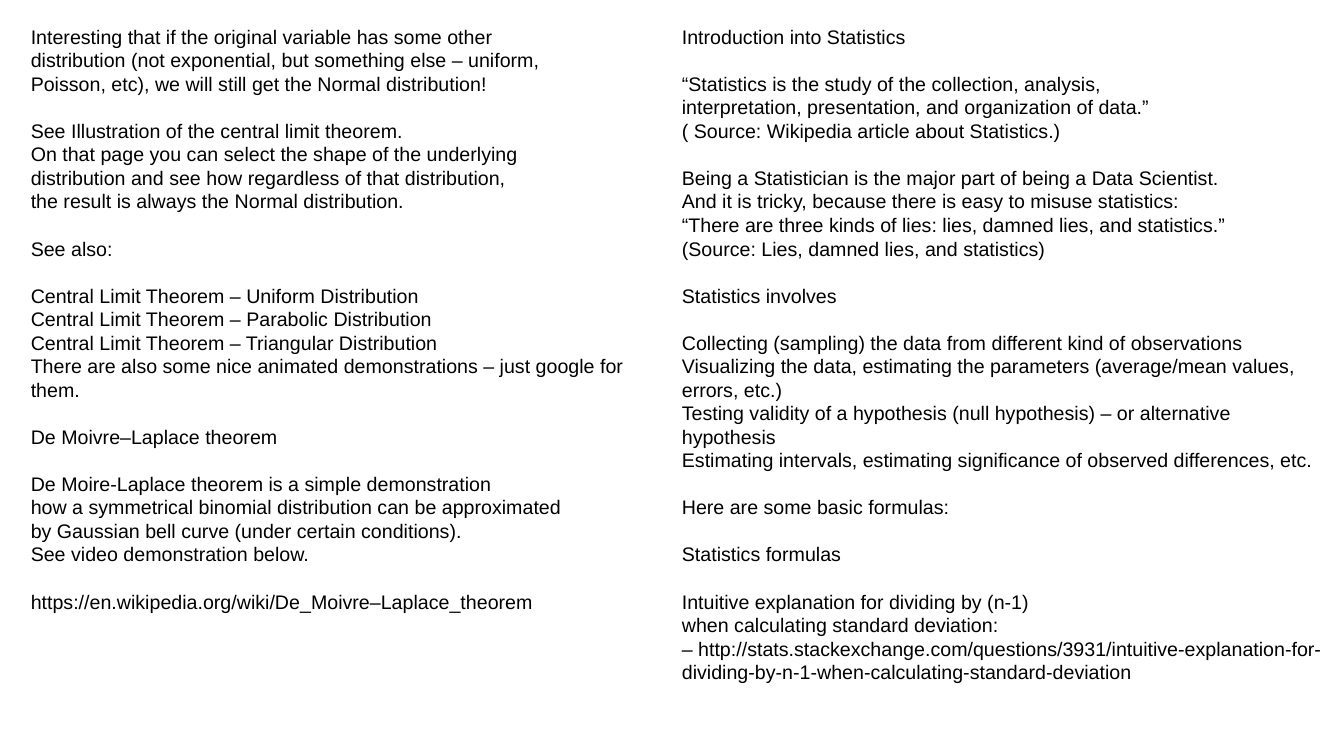
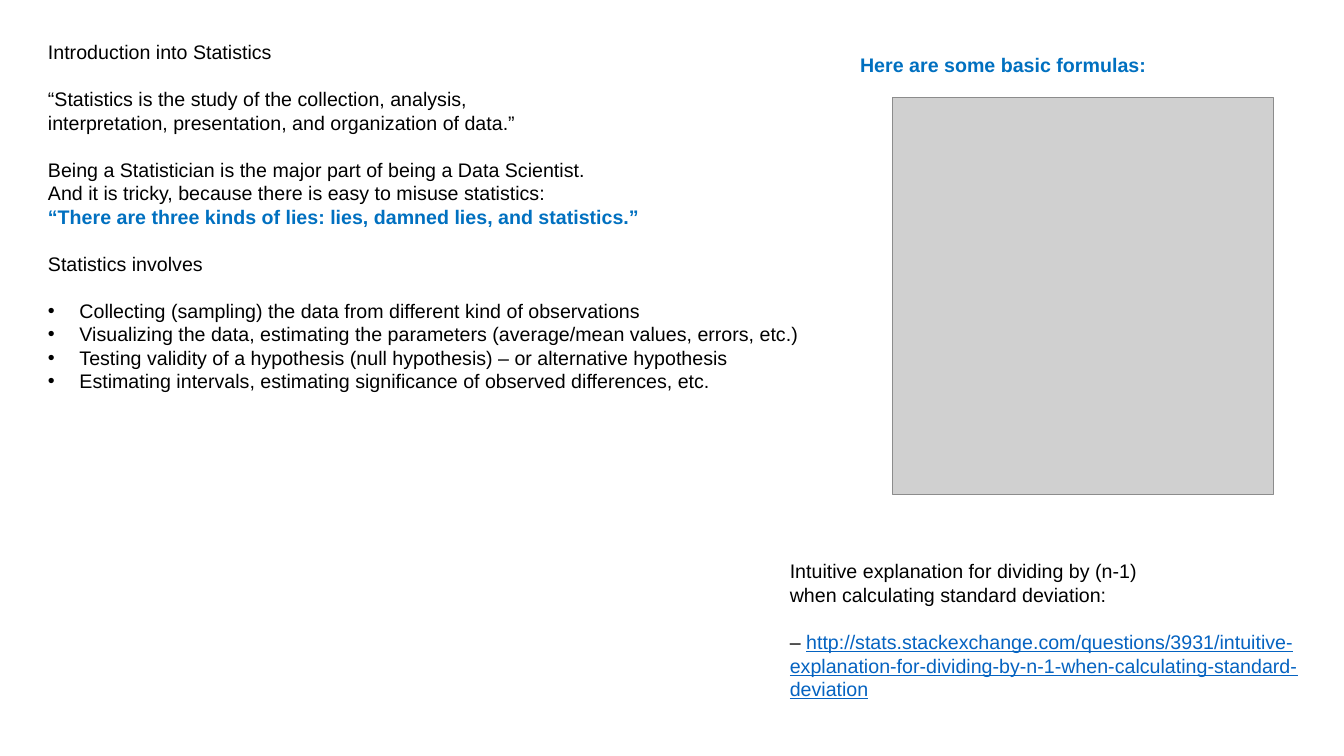
Before and after one commit to lselector/ml_ai_doc, a slide deck: slide 10 of statistics.pptx (slide 9 before the commit). Drawn at 1344x756 pixels with LibreOffice and Linux fonts; fonts in the diff are those of the drawing; grey boxes stand for pictures. Boxes give left, top, right and bottom in pixels: in the first picture for what was removed or moved away, otherwise in the second. Text is boxed around its words. In the diff, an @@ line names an element or a change of style, - is before the commit and + after.

Commit message:
updated statistics ppt and pdf

```diff
--- a/statistics.pptx
+++ b/statistics.pptx
@@ text removed at [31, 29, 623, 613] @@
-Interesting that if the original variable has some other
-distribution (not exponential, but something else – uniform,
-Poisson, etc), we will still get the Normal distribution!
-See Illustration of the central limit theorem.
-On that page you can select the shape of the underlying
-distribution and see how regardless of that distribution,
-the result is always the Normal distribution.
-See also:
-Central Limit Theorem – Uniform Distribution
-Central Limit Theorem – Parabolic Distribution
-Central Limit Theorem – Triangular Distribution
-There are also some nice animated demonstrations – just google for them.
-De Moivre–Laplace theorem
-De Moire-Laplace theorem is a simple demonstration
-how a symmetrical binomial distribution can be approximated
-by Gaussian bell curve (under certain conditions).
-See video demonstration below.
-https://en.wikipedia.org/wiki/De_Moivre–Laplace_theorem
@@ text "Introduction into Statistics": place and size @@
-text "Introduction into Statistics" at [682, 29, 1321, 683]
+text "Introduction into Statistics" at [48, 44, 798, 392]
@@ text added at [860, 57, 1145, 73], 14 pt, text #0070C0, bold @@
+Here are some basic formulas:
@@ picture added at [893, 97, 1274, 494] @@
@@ text at [694, 123, 1060, 142]: paragraph removed @@
-( Source: Wikipedia article about Statistics.)
@@ text at [48, 209, 798, 392]: text colour #000000 to #0070C0, bold on in "“There are three kinds of lies: lies, ..."; bullet none to • @@
@@ text at [682, 241, 1045, 260]: paragraph removed @@
-(Source: Lies, damned lies, and statistics)
@@ text at [682, 499, 1321, 683]: paragraphs removed @@
-Here are some basic formulas:
-Statistics formulas
-Intuitive explanation for dividing by (n-1)
-when calculating standard deviation:
-– http://stats.stackexchange.com/questions/3931/intuitive-explanation-for-dividing-by-n-1-when-calculating-standard-deviation
@@ text added at [790, 563, 1297, 699], 14 pt, text #0563C1, underline @@
+Intuitive explanation for dividing by (n-1)
+when calculating standard deviation:
+– http://stats.stackexchange.com/questions/3931/intuitive-explanation-for-dividing-by-n-1-when-calculating-standard-deviation
```
Also in this commit, not shown: 10 other slides changed, 2 slides added, 1 slide removed, 1 other file.
